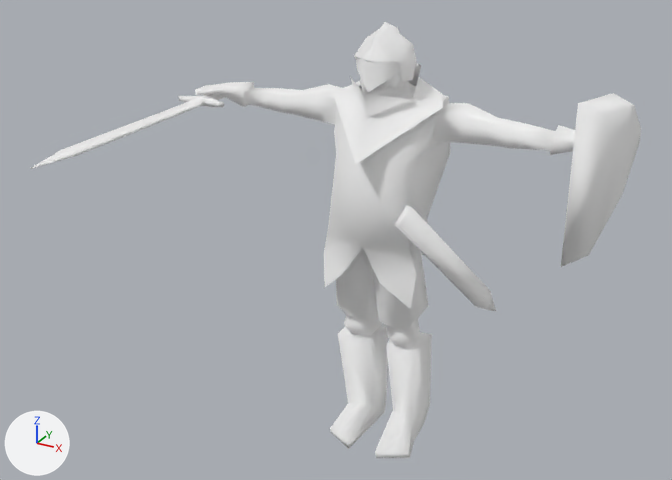
One commit to the glTF model samples/knight/knight.gltf: the scene before it, then after it.
Both versions are drawn from a camera (50 mm lens) standing at (13.2, -27.4, 12.1) and looking at (-0.6, -2.4, -0.4). The lights are fixed; the arrows at lower left show +X, +Y and +Z.

Before the edit, the objects in view are built like this:
```python
mat_knight = bpy.data.materials.new('knight')
mat_knight.use_nodes = True; mat_knight.node_tree.nodes.clear()
_N = mat_knight.node_tree.nodes; _L = mat_knight.node_tree.links
n0 = _N.new('ShaderNodeBsdfPrincipled'); n0.name = 'Principled BSDF'
n0.inputs[1].default_value = 1.0  # 'Metallic'
n0.inputs[2].default_value = 1.0  # 'Roughness'
n1 = _N.new('ShaderNodeOutputMaterial'); n1.name = 'Material Output'
n2 = _N.new('ShaderNodeVertexColor'); n2.name = 'Color Attribute'
_L.new(n0.outputs[0], n1.inputs[0])  # 'BSDF' to 'Surface'
_L.new(n2.outputs[0], n0.inputs[0])  # 'Color' to 'Base Color'
me_cube_008 = bpy.data.meshes.new('Cube.008')
me_cube_008.from_pydata(...)  # 355 vertices, 646 faces; spans x -8.3..7.8, y -8.9..3.4, z -9.5..6.5
me_cube_008.materials.append(mat_knight)
ob_knight = bpy.data.objects.new('Knight', me_cube_008)
ob_knight.location = (0.0, 0.0, 0.0)
```
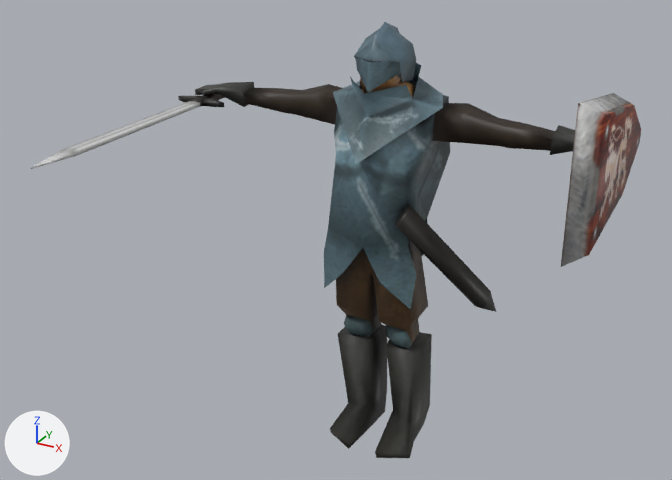
Boxes (x1, y1, x2, y2) around the edits, measured in the pictures (672 x 480 px):
```json
{"object": "Knight", "change": "surface changed", "before": [31, 22, 641, 458], "after": [31, 22, 641, 458]}
```

The change, as JSON lines over the scene's bpy script:
```json
{"op": "add", "block": "img_knight_png", "code": ["img_knight_png = load_image('knight.png', 'knight.png', 512, 512, 'sRGB')"]}
{"block": "mat_knight", "where": "n0 = _N.new('ShaderNodeBsdfPrincipled'); n0.name = 'Principled BSDF'"}
{"op": "remove", "block": "mat_knight", "code": "n0.inputs[1].default_value = 1.0  # 'Metallic'"}
{"op": "remove", "block": "mat_knight", "code": "n0.inputs[2].default_value = 1.0  # 'Roughness'"}
{"op": "add", "block": "mat_knight", "code": "n3 = _N.new('ShaderNodeMix'); n3.name = 'Mix'"}
{"op": "add", "block": "mat_knight", "code": "n3.data_type = 'RGBA'"}
{"op": "add", "block": "mat_knight", "code": "n3.blend_type = 'MULTIPLY'"}
{"op": "add", "block": "mat_knight", "code": "n3.inputs[0].default_value = 1.0  # 'Factor'"}
{"op": "add", "block": "mat_knight", "code": "n4 = _N.new('ShaderNodeTexImage'); n4.name = 'Image Texture'"}
{"op": "add", "block": "mat_knight", "code": "n4.image = img_knight_png"}
{"block": "mat_knight", "where": "n2 = _N.new('ShaderNodeVertexColor'); n2.name = 'Color Attribute'"}
{"op": "remove", "block": "mat_knight", "code": "_L.new(n2.outputs[0], n0.inputs[0])  # 'Color' to 'Base Color'"}
{"op": "add", "block": "mat_knight", "code": "_L.new(n3.outputs[2], n0.inputs[0])  # 'Result' to 'Base Color'"}
{"op": "add", "block": "mat_knight", "code": "_L.new(n2.outputs[0], n3.inputs[7])  # 'Color' to 'B'"}
{"op": "add", "block": "mat_knight", "code": "_L.new(n4.outputs[0], n3.inputs[6])  # 'Color' to 'A'"}
```
